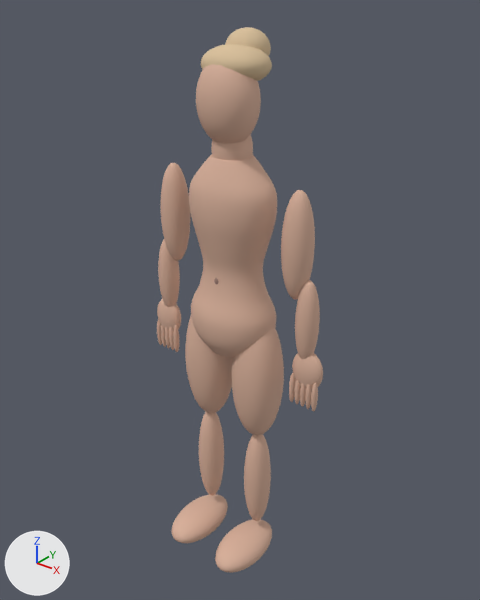
What one commit did to the glTF model world-creator/assets/sav-prototype.glb.
Before and after are seen from a camera (50 mm lens) standing at (1.247, -1.522, 2.006) and looking at (0.011, 0.023, 1.048). The axes (+X, +Y, +Z) are drawn at lower left. The lights are the same throughout. The older version comes first. Vertices at exactly the same position are counted once.

The scene before the commit, as lines of its bpy script (objects in view):
```python
ob_blonde_bun = bpy.data.objects.new('blonde bun', me_sphere_003)
ob_blonde_bun.location = (0.0, 0.0, 0.0)
ob_head = bpy.data.objects.new('head', me_sphere_001)
ob_head.location = (0.0, 0.0, 0.0)
ob_l_foot = bpy.data.objects.new('L foot', me_sphere_010)
ob_l_foot.location = (0.0, 0.0, 0.0)
ob_l_shin = bpy.data.objects.new('L shin', me_sphere_009)
ob_l_shin.location = (0.0, 0.0, 0.0)
ob_l_thigh = bpy.data.objects.new('L thigh', me_sphere_008)
ob_l_thigh.location = (0.0, 0.0, 0.0)
ob_l_upper_arm = bpy.data.objects.new('L upper arm', me_sphere_005)
ob_l_upper_arm.location = (0.0, 0.0, 0.0)
ob_r_thigh = bpy.data.objects.new('R thigh', me_sphere_019)
ob_r_thigh.location = (0.0, 0.0, 0.0)
ob_r_upper_arm = bpy.data.objects.new('R upper arm', me_sphere_016)
ob_r_upper_arm.location = (0.0, 0.0, 0.0)
ob_sav_continuous_torso = bpy.data.objects.new('Sav continuous torso', me_sav_continuous_torso_mesh)
ob_sav_continuous_torso.location = (0.0, 0.0, 0.0)
# also in view: 'R foot' at (-0.11, -0.075, 0.1); 'neck' at (0.0, 0.0, 1.55); 'R forearm' at (-0.29, 0.0, 1.065); 'blonde swept up hair' at (0.0, 0.018, 1.785); 'L hand' at (0.3, 0.0, 0.9)
```
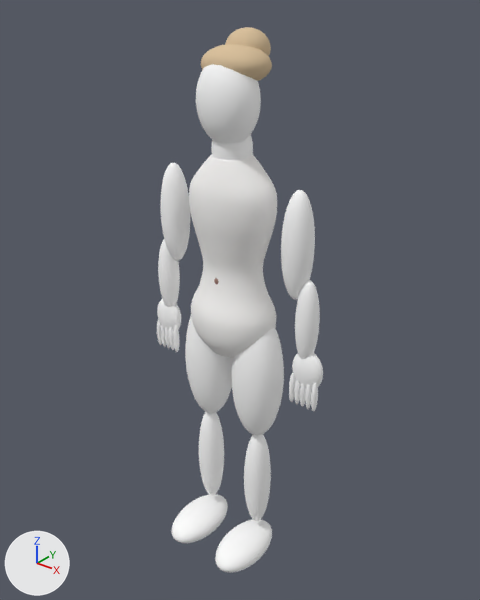
Pixel boxes (x1, y1, x2, y2) of what changed, in the pictures (480 x 600 px):
'Sav continuous torso', recoloured (beige to white): (189, 154, 277, 358) in both
'L thigh', recoloured (beige to white): (232, 328, 284, 435) in both
'head', recoloured (beige to white): (196, 64, 261, 143) in both
'L upper arm', recoloured (beige to white): (281, 190, 315, 300) in both
'R thigh', recoloured (beige to white): (185, 316, 233, 413) in both
'R upper arm', recoloured (beige to white): (161, 163, 190, 261) in both
'L foot', recoloured (beige to white): (215, 519, 272, 573) in both
'R foot', recoloured (beige to white): (171, 494, 228, 543) in both
'L shin', recoloured (beige to white): (244, 434, 271, 521) in both
'R shin', recoloured (beige to white): (199, 412, 224, 496) in both
'L forearm', recoloured (beige to white): (295, 280, 320, 359) in both
'R forearm', recoloured (beige to white): (158, 240, 180, 307) in both
'L hand', recoloured (beige to white): (292, 353, 323, 388) in both
'neck', recoloured (beige to white): (211, 134, 253, 160) in both
'R hand', recoloured (beige to white): (157, 299, 181, 330) in both
'L finger 4', recoloured (beige to white): (311, 382, 318, 412) in both
'L finger 0', recoloured: (289, 373, 296, 402) in both
'R finger 0', recoloured: (173, 325, 179, 352) in both
'L finger 3', recoloured: (305, 384, 312, 409) in both
'L finger 1', recoloured: (294, 378, 300, 404) in both
'L finger 2', recoloured: (300, 383, 306, 407) in both
'R finger 4', recoloured: (157, 319, 162, 345) in both
'R finger 1', recoloured: (169, 327, 174, 350) in both
'R finger 3', recoloured: (161, 324, 166, 347) in both
'R finger 2', recoloured: (165, 327, 170, 349) in both

Edits to the bpy script that builds the scene:
```text
Change mat_sav_warm_golden_complexion:
    mat_sav_warm_golden_complexion.base_color: (0.69, 0.435, 0.325) -> (1.0, 1.0, 1.0)  # beige #d8b09a -> white #ffffff
Add mat_sav_warm_golden_complexion_001:
    mat_sav_warm_golden_complexion_001 = bpy.data.materials.new('Sav warm golden complexion.001')
    mat_sav_warm_golden_complexion_001.use_nodes = True; mat_sav_warm_golden_complexion_001.node_tree.nodes.clear()
    _N = mat_sav_warm_golden_complexion_001.node_tree.nodes; _L = mat_sav_warm_golden_complexion_001.node_tree.links
    n0 = _N.new('ShaderNodeBsdfPrincipled'); n0.name = 'Principled BSDF'
    n0.inputs[2].default_value = 0.83  # 'Roughness'
    n1 = _N.new('ShaderNodeOutputMaterial'); n1.name = 'Material Output'
    n2 = _N.new('ShaderNodeVertexColor'); n2.name = 'Color Attribute'
    _L.new(n0.outputs[0], n1.inputs[0])  # 'BSDF' to 'Surface'
    _L.new(n2.outputs[0], n0.inputs[0])  # 'Color' to 'Base Color'
Change me_sav_continuous_torso_mesh:
    where me_sav_continuous_torso_mesh.from_pydata(...)  # 2208 vertices, 4412 faces; spans x -0.155..0.155, y -0.118..0.118, z 0.88..1.53
    used by ob_sav_continuous_torso; location = (0.0, 0.0, 0.0)
    remove me_sav_continuous_torso_mesh.materials.append(mat_sav_warm_golden_complexion)  # beige #d8b09a
    me_sav_continuous_torso_mesh part 1: vertex colours changed
    add me_sav_continuous_torso_mesh.materials.append(mat_sav_warm_golden_complexion_001)
```
